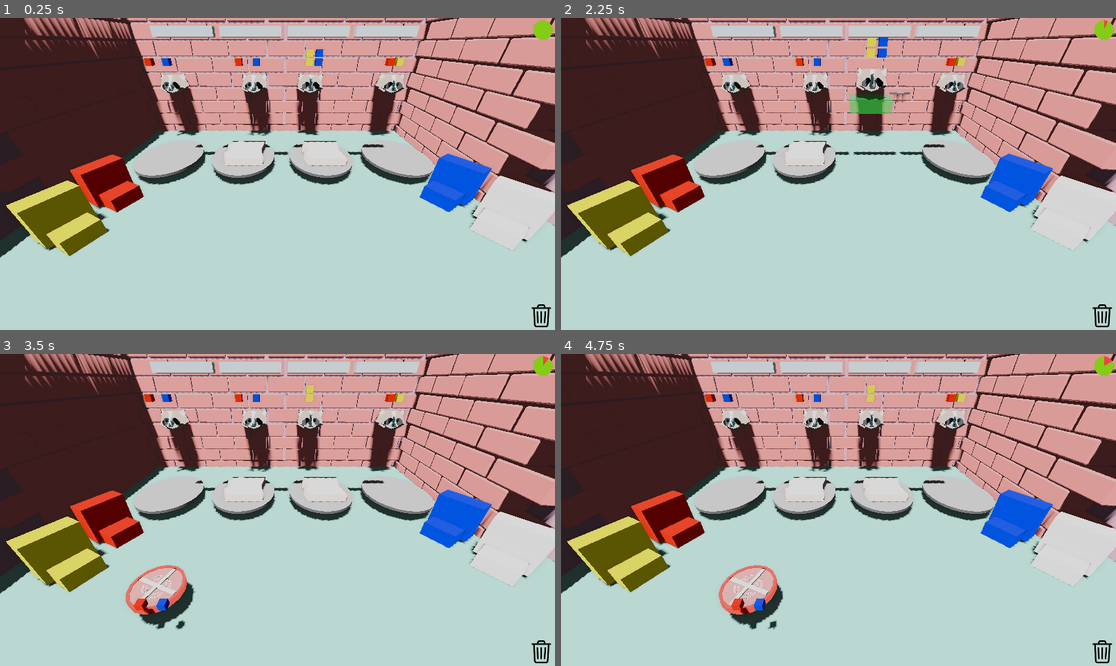
Above: before the commit, frames 1-4 (two rows, left to right).
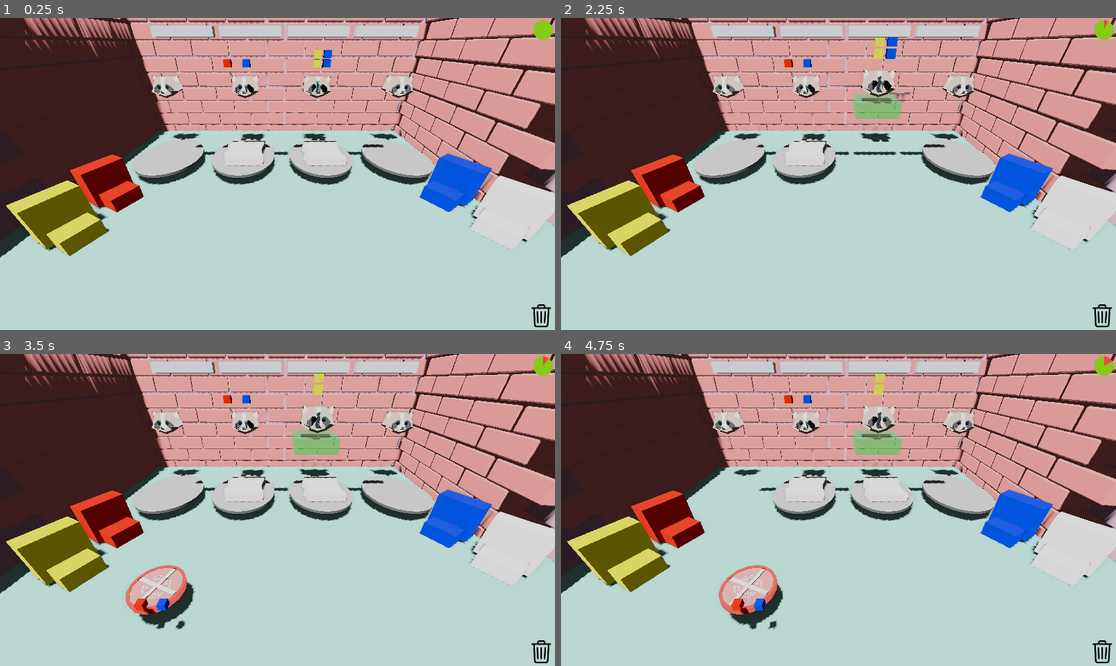
Above: after the commit, the same moments.

Repository: gabrield67/Sandwich-Shop
Game: Godot game, scene res://scenes/game_develop.tscn
The game is run twice, just before and just after one commit, with the same random seed, the same clock (stepped at 60 frames per second) and the same inputs.
Inputs (mouse positions are in pixels of both pictures, inside the frame that each line leads up to):
- Up to frame 1 (0.25 s): no input
- Up to frame 2 (2.25 s): tap Enter at 0.5 s; move the mouse to (960, 158) at 0.52 s; click (960, 158) at 0.67 s; tap Space at 1.25 s; drag from (727, 189) to (810, 236) at 1.27 s; move the mouse to (894, 105) at 2.02 s; click (894, 105) at 2.17 s
- Up to frame 3 (3.5 s): drag from (249, 572) to (111, 463) at 2.77 s
- Up to frame 4 (4.75 s): move the mouse to (1005, 556) at 3.52 s; click (1005, 556) at 3.67 s; drag from (672, 463) to (755, 432) at 4.27 s

The runs differ from the first frame. In frame 1, 4.1% of the frame differs, in the area x 25-75%, y 10-40%; in frame 2, 4.7%; in frame 3, 4.5%; in frame 4, 4.9%, in the area x 24-75%, y 6-54%.

Commit message:
Made Racoons part of upgrades

Diff:
--- a/scenes/Ingredients/Bread.tscn
+++ b/scenes/Ingredients/Bread.tscn
@@ -9,7 +9,7 @@
 [ext_resource type="PackedScene" uid="uid://bsdvlbrb60p7d" path="res://assets/Sauce Particles.tscn" id="7_ok4gj"]
 
 [sub_resource type="BoxShape3D" id="BoxShape3D_kf4f7"]
-size = Vector3(3, 20, 4)
+size = Vector3(4, 5, 6)
 
 [sub_resource type="StandardMaterial3D" id="StandardMaterial3D_3deqp"]
 transparency = 1
@@ -25,7 +25,7 @@
 script = ExtResource("1_kf4f7")
 
 [node name="CollisionShape3D" type="CollisionShape3D" parent="." unique_id=584160643]
-transform = Transform3D(1, 0, 0, 0, 1, 0, 0, 0, 1, 0, 4.940264, 0)
+transform = Transform3D(1, 0, 0, 0, 1, 0, 0, 0, 1, 0, 0.33143306, 0)
 shape = SubResource("BoxShape3D_kf4f7")
 
 [node name="ActualFlavorProfile" parent="." unique_id=414758302 instance=ExtResource("2_rap00")]
--- a/scenes/Ingredients/Bread2.tscn
+++ b/scenes/Ingredients/Bread2.tscn
@@ -9,7 +9,7 @@
 [ext_resource type="PackedScene" uid="uid://bsdvlbrb60p7d" path="res://assets/Sauce Particles.tscn" id="7_wk8s5"]
 
 [sub_resource type="BoxShape3D" id="BoxShape3D_kf4f7"]
-size = Vector3(3.159, 10, 3)
+size = Vector3(4, 10, 4)
 
 [sub_resource type="StandardMaterial3D" id="StandardMaterial3D_3deqp"]
 transparency = 1
--- a/scenes/Ingredients/bread2.gd
+++ b/scenes/Ingredients/bread2.gd
@@ -124,11 +124,9 @@
 func make_active() -> void:
 	is_active  = true
 	$TargetFlavorProfile.visible = true
-	$bread.visible = true
 	pass
 
 func make_inactive() -> void:
 	is_active = false
-	$bread.visible = false
 	$TargetFlavorProfile.visible = false
 	pass
--- a/scenes/game_manager.gd
+++ b/scenes/game_manager.gd
@@ -151,6 +151,12 @@
 					if not result.collider.is_active:
 						result.collider.make_active()
 						stopUpgradeTime()
+			if result.collider is Bread2:
+				print('bread2')
+				if try_grab:
+					if not result.collider.is_active:
+						result.collider.make_active()
+						stopUpgradeTime()
 
 			if result.collider is SauceMachine:
 				print('sauce')
--- a/scenes/upgrade_manager.gd
+++ b/scenes/upgrade_manager.gd
@@ -9,6 +9,9 @@
 func _ready() -> void:
 	$Bread4.make_inactive()
 	$Bread3.make_inactive()
+
+	$Racoon2.make_inactive()
+	$Racoon3.make_inactive()
 	init_bread()
 	pass # Replace with function body.
 
@@ -68,6 +71,10 @@
 		$Bread3_light.light_energy = 10
 	if not $Bread4.is_active:
 		$Bread4_light.light_energy = 10
+	if not $Racoon3.is_active:
+		$Bread3_light2.light_energy = 10
+	if not $Racoon2.is_active:
+		$Bread4_light2.light_energy = 10
 	if not $SauceMachine.is_active:
 		$SauceMachine_light.light_energy = 10
 	if not $SauceMachine2.is_active:
@@ -80,6 +87,8 @@
 func stopUpgradeTime():
 	$Bread4_light.light_energy = 0
 	$Bread3_light.light_energy = 0
+	$Bread4_light2.light_energy = 0
+	$Bread3_light2.light_energy = 0
 	$SauceMachine_light.light_energy = 0
 	$SauceMachine2_light.light_energy = 0
 	$SauceMachine4_light.light_energy = 0
--- a/scenes/upgrade_manager.tscn
+++ b/scenes/upgrade_manager.tscn
@@ -61,13 +61,21 @@
 light_energy = 0.0
 
 [node name="Racoon" parent="." unique_id=123046126 instance=ExtResource("5_yx8ru")]
-transform = Transform3D(-0.9999304, 0, 0.011798259, 0, 1, 0, -0.011798259, 0, -0.9999304, -2.401972, 2.0488968, -6.7798147)
+transform = Transform3D(-0.9999304, 0, 0.011798259, 0, 1, 0, -0.011798259, 0, -0.9999304, -3.0064948, 2.0488968, -5.3898444)
 
 [node name="Racoon2" parent="." unique_id=1479532961 instance=ExtResource("5_yx8ru")]
-transform = Transform3D(-0.9999304, 0, 0.011798259, 0, 1, 0, -0.011798259, 0, -0.9999304, -9.4286375, 2.0488968, -6.7798147)
+transform = Transform3D(-0.9999304, 0, 0.011798259, 0, 1, 0, -0.011798259, 0, -0.9999304, -9.4286375, 2.0488968, -5.3898444)
 
 [node name="Racoon3" parent="." unique_id=326963401 instance=ExtResource("5_yx8ru")]
-transform = Transform3D(-0.9999304, 0, 0.011798259, 0, 1, 0, -0.011798259, 0, -0.9999304, 9.494832, 2.0488968, -6.7798147)
+transform = Transform3D(-0.9999304, 0, 0.011798259, 0, 1, 0, -0.011798259, 0, -0.9999304, 9.494832, 2.0488968, -5.3898444)
 
 [node name="Racoon4" parent="." unique_id=262371745 instance=ExtResource("5_yx8ru")]
-transform = Transform3D(-0.9999304, 0, 0.011798259, 0, 1, 0, -0.011798259, 0, -0.9999304, 2.4681664, 2.0488968, -6.7798147)
+transform = Transform3D(-0.9999304, 0, 0.011798259, 0, 1, 0, -0.011798259, 0, -0.9999304, 2.8363228, 2.0488968, -5.3898444)
+
+[node name="Bread4_light2" type="SpotLight3D" parent="." unique_id=1764145092]
+transform = Transform3D(1, 0, 0, 0, -0.055786643, 0.9984427, 0, -0.9984427, -0.055786643, -9.512793, 6.2835207, -4.2058907)
+light_energy = 0.0
+
+[node name="Bread3_light2" type="SpotLight3D" parent="." unique_id=1787639734]
+transform = Transform3D(1, 0, 0, 0, -0.055786643, 0.9984427, 0, -0.9984427, -0.055786643, 10.161945, 6.2835207, -5.1024537)
+light_energy = 0.0
